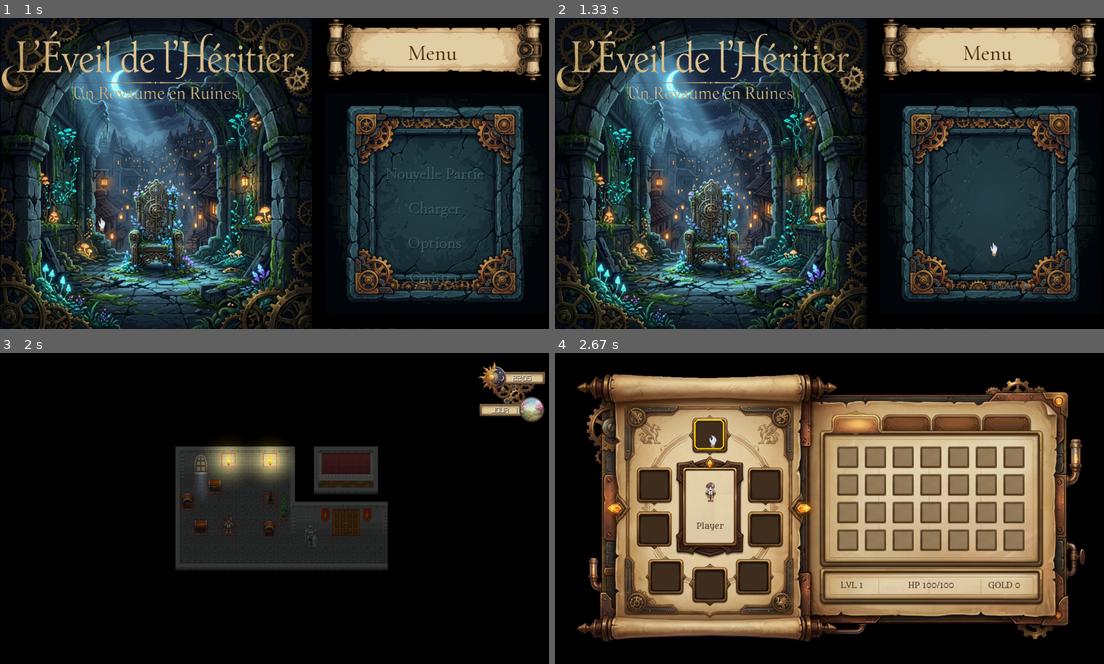
Above: before the commit, frames 1-4 (two rows, left to right).
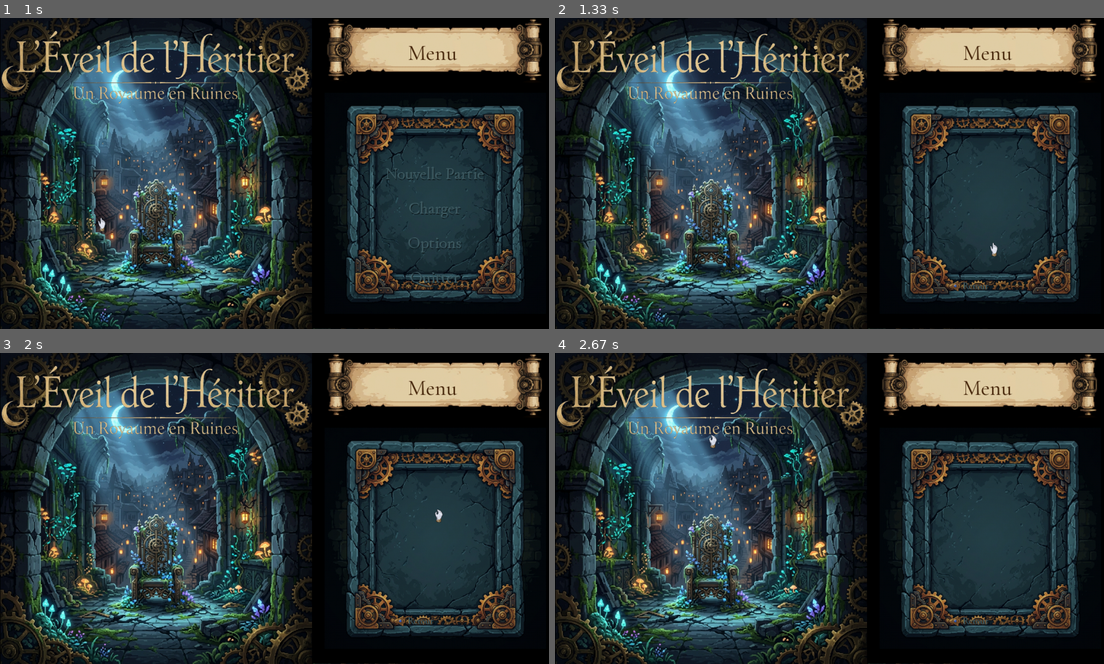
Above: after the commit, the same moments.

Repository: adrien-parasote/game
Game: pygame game, started from src/main.py
Two runs of this game, one before a commit and one after it. Both use one fixed random seed, a clock stepped at 60 frames per second and the inputs below.
Inputs (mouse positions are in pixels of both pictures, inside the frame that each line leads up to):
- Up to frame 1 (1 s): click (345, 89) at 0.38 s; click (98, 217) at 0.72 s
- Up to frame 2 (1.33 s): click "Options" at 1.05 s
- Up to frame 3 (2 s): press the mouse at (455, 620) at 1.6 s; move the mouse to (312, 548) at 1.7 s; release the mouse at (164, 477) at 1.83 s; press the mouse at (433, 508) at 1.93 s
- Up to frame 4 (2.67 s): move the mouse to (829, 514) at 2.03 s; release the mouse at (664, 520) at 2.17 s; tap I at 2.23 s; click (708, 433) at 2.62 s

Frame 1 is identical in both runs. In frame 2, 0.1% of the frame differs, in the area x 71-87%, y 84-88%; in frame 3, 72%; in frame 4, 82%, in the area x 0-99%, y 0-100%.

Commit message:
fix: icône avant le label — → Retour (flèche droite)

Diff:
--- a/src/ui/title_screen.py
+++ b/src/ui/title_screen.py
@@ -76,7 +76,7 @@
 BACK_BTN_H = 25           # hauteur de rendu (1/2 native)
 BACK_BTN_X = 1005         # centre-x (même axe que les items)
 BACK_BTN_Y = 620          # centre-y (bas du panel)
-BACK_BTN_OFFSET_X = 50    # décalage fin x (centré sur texte+icône)
+BACK_BTN_OFFSET_X = -50    # décalage fin x (centré sur texte+icône)
 BACK_BTN_OFFSET_Y = 0     # décalage fin y
 BACK_BTN_GAP = 6          # espace entre le texte et l'icône
 BACK_BTN_FONT_SIZE = 22   # taille du label (Cormorant Garamond)
@@ -440,22 +440,22 @@
         label_surf_measure = self._back_label_font.render(label, True, (0, 0, 0))
         label_w = label_surf_measure.get_width()
 
-        # Total width: label + gap + icon  — centred on (cx, cy)
-        total_w = label_w + BACK_BTN_GAP + icon_w
+        # Total width: icon + gap + label  — centred on (cx, cy)
+        total_w = icon_w + BACK_BTN_GAP + label_w
         left_x = cx - total_w // 2
-        label_cx = left_x + label_w // 2
-
-        # Draw label: engraved at rest, golden on hover
+
+        # Draw icon left
+        icon_r = btn.get_rect(midleft=(left_x, cy))
+        self._screen.blit(btn, icon_r)
+
+        # Draw label right of icon: engraved at rest, golden on hover
+        label_cx = left_x + icon_w + BACK_BTN_GAP + label_w // 2
         if self._back_hovered:
             surf = self._back_label_font.render(label, True, MENU_ITEM_HOVER_COLOR)
             self._screen.blit(surf, surf.get_rect(center=(label_cx, cy)))
         else:
             self._blit_engraved(label, label_cx, cy, font=self._back_label_font)
 
-        # Draw icon right of label
-        icon_r = btn.get_rect(midleft=(left_x + label_w + BACK_BTN_GAP, cy))
-        self._screen.blit(btn, icon_r)
-
     def _handle_load_menu(self, event: pygame.Event) -> GameEvent | None:
         if event.type == pygame.KEYDOWN and event.key == pygame.K_ESCAPE:
             self.state = "MAIN_MENU"
Binary file changed: assets/images/menu/01-menu_back_cursor.png
